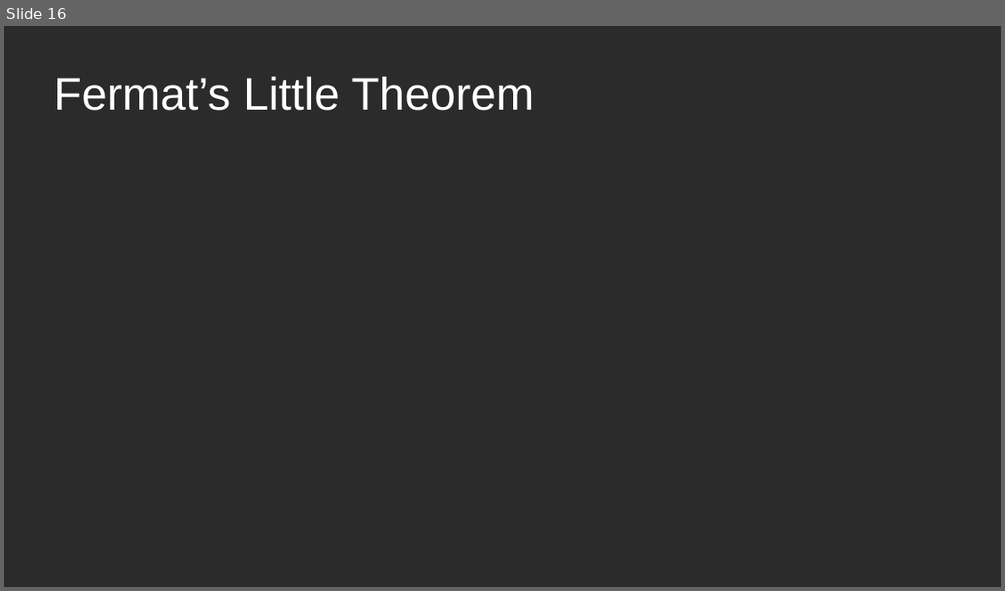
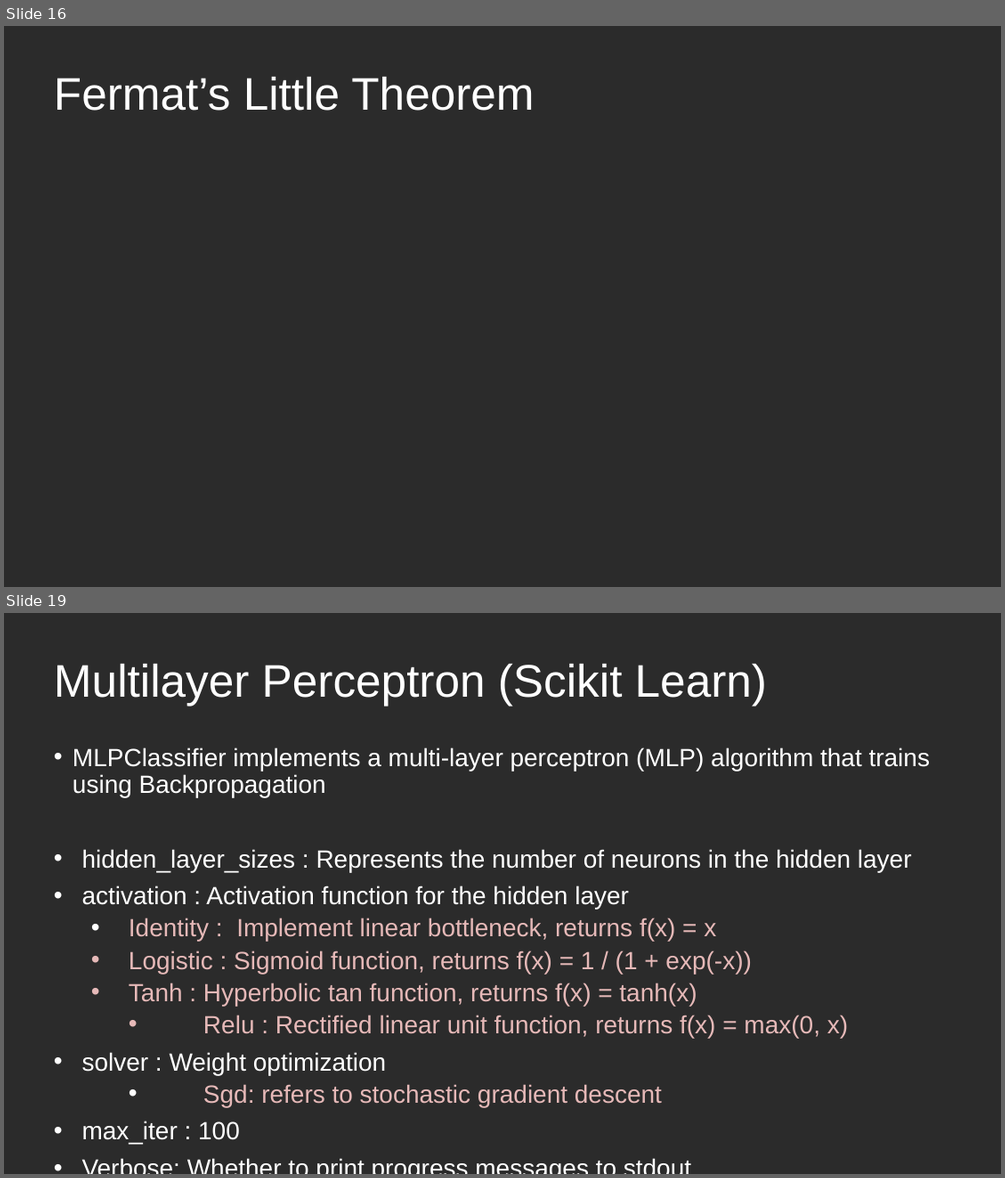
Before and after one commit to rohansaha/CSC-635-Data-Mining-, a slide deck: Classifying natural numbers.pptx. Shown one above the other, each under a label of ours: slide 16 before the commit, slides 16 and 19 after it; the slides between them are not shown. The pictures are 1005x591 and 1005x1178 pixels, drawn with LibreOffice and Linux fonts; fonts in the diff are those of the drawing; grey boxes stand for pictures; background and template pictures are left out; a plain dark background stands for a picture behind light text. Boxes give left, top, right and bottom in pixels: in the first picture for what was removed or moved away, otherwise in the second. Text is boxed around its words. In the diff, an @@ line names an element or a change of style, - is before the commit and + after.

```diff
--- a/Classifying natural numbers.pptx
+++ b/Classifying natural numbers.pptx
@@ slide 19 added at [4, 613, 1001, 1174], background picture (left out) @@
@@ title added at [54, 664, 767, 706], 44 pt, text #FFFFFF @@
+Multilayer Perceptron (Scikit Learn)
@@ text added at [73, 747, 930, 1144], 24 pt, text #FFFFFF @@
+• MLPClassifier implements a multi-layer perceptron (MLP) algorithm that trains using Backpropagation
+• hidden_layer_sizes : Represents the number of neurons in the hidden layer
+• activation : Activation function for the hidden layer
+  • Identity : Implement linear bottleneck, returns f(x) = x
+  • Logistic : Sigmoid function, returns f(x) = 1 / (1 + exp(-x))
+  • Tanh : Hyperbolic tan function, returns f(x) = tanh(x)
+    • Relu : Rectified linear unit function, returns f(x) = max(0, x)
+• solver : Weight optimization
+    • Sgd: refers to stochastic gradient descent
+• max_iter : 100
+• Verbose: Whether to print progress messages to stdout
```
Also in this commit, not shown: 4 other slides added.
